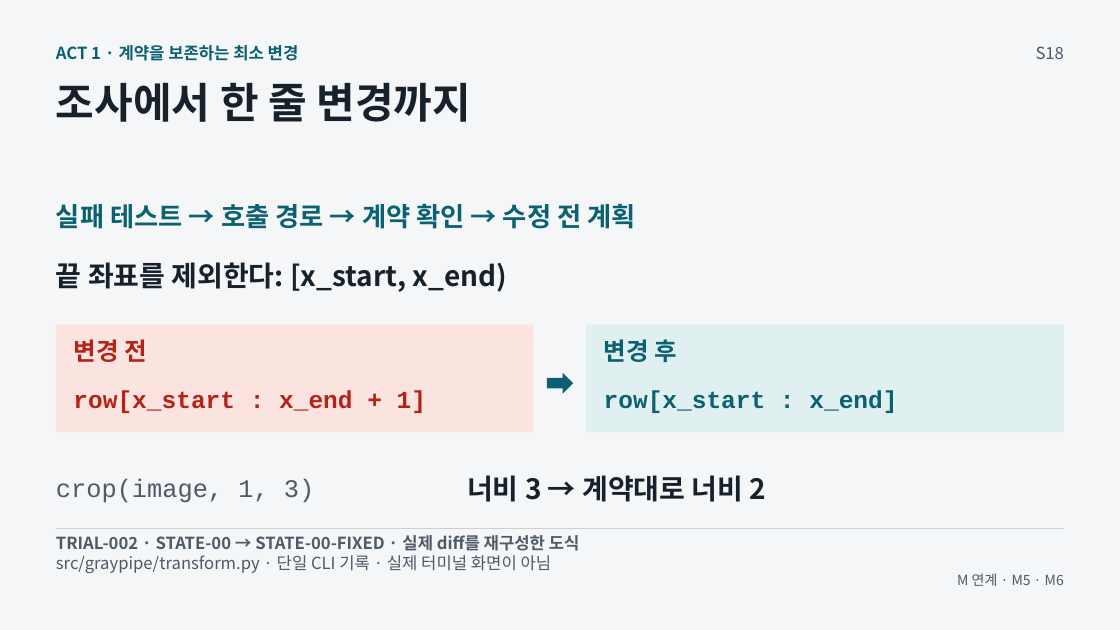
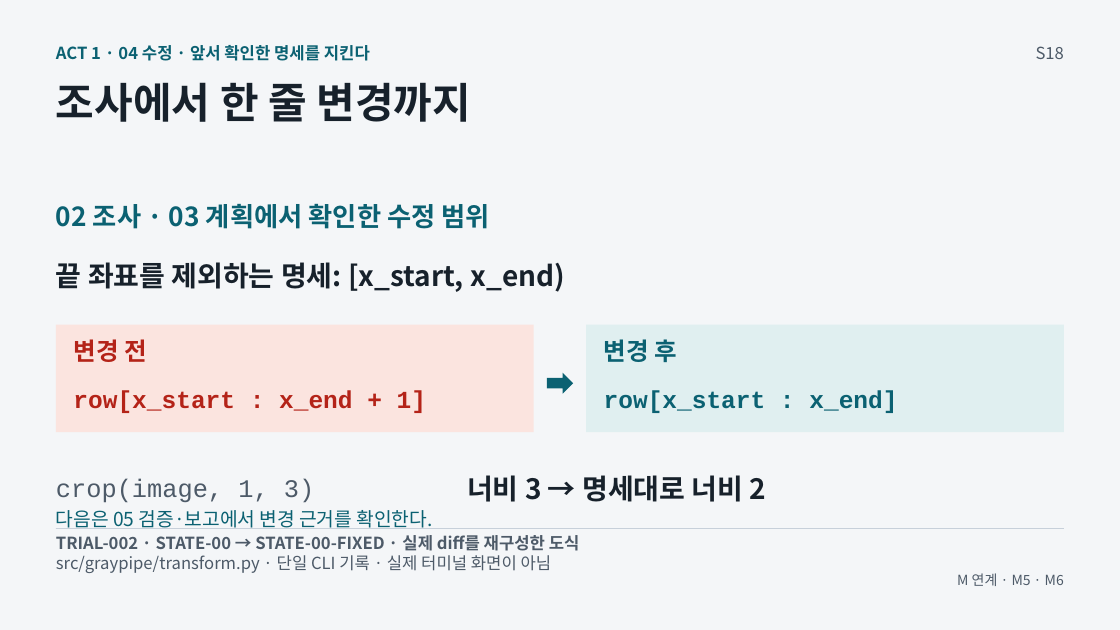
Before and after one commit to GideokKim/ai-dev-training, a slide deck: slide 18 of production/AI_Dev_Training_Full.pptx. Drawn at 1120x630 pixels with LibreOffice and Linux fonts; fonts in the diff are those of the drawing. Boxes give left, top, right and bottom in pixels: in the first picture for what was removed or moved away, otherwise in the second. Text is boxed around its words. In the diff, an @@ line names an element or a change of style, - is before the commit and + after.

```diff
--- a/production/AI_Dev_Training_Full.pptx
+++ b/production/AI_Dev_Training_Full.pptx
@@ text at box(56, 45, 370, 61): text changed @@
-ACT 1 · 계약을 보존하는 최소 변경
+ACT 1 · 04 수정 · 앞서 확인한 명세를 지킨다
@@ text at box(56, 203, 490, 229): text changed @@
-실패 테스트 → 호출 경로 → 계약 확인 → 수정 전 계획
+02 조사 · 03 계획에서 확인한 수정 범위
@@ text at box(56, 262, 564, 292): text changed @@
-끝 좌표를 제외한다: [x_start, x_end)
+끝 좌표를 제외하는 명세: [x_start, x_end)
@@ text at box(467, 475, 767, 502): text changed @@
-너비 3 → 계약대로 너비 2
+너비 3 → 명세대로 너비 2
@@ text added at box(56, 510, 432, 529), 16.5 pt, text #0B6172 @@
+다음은 05 검증·보고에서 변경 근거를 확인한다.
```
Also in this commit, not shown: 1 other slide changed, 20 other files.
